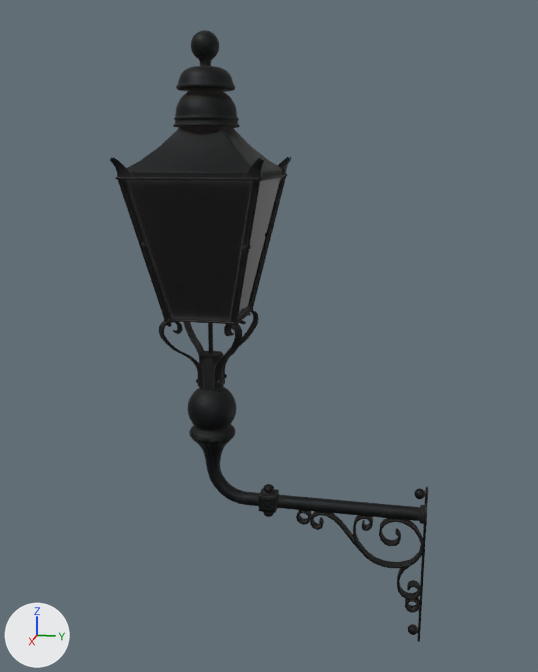
One commit to the glTF model public/catalog/street-lamp-02.glb: the scene before it, then after it.
Camera for both pictures: a 50 mm lens placed at (1.952, -0.057, 0.979), pointed at (-0.003, -0.448, 0.49). Lighting does not change. The marker at lower left points along +X, +Y and +Z. The picture after the commit comes second. Where no turn or scale is listed for an object, it has been applied to the vertices.

The older version as bpy lines, for what is in view:
```python
ob_street_lamp_02 = bpy.data.objects.new('street_lamp_02', me_street_lamp_02_stem_mesh)
ob_street_lamp_02.location = (0.0, -0.403, 0.443)
```
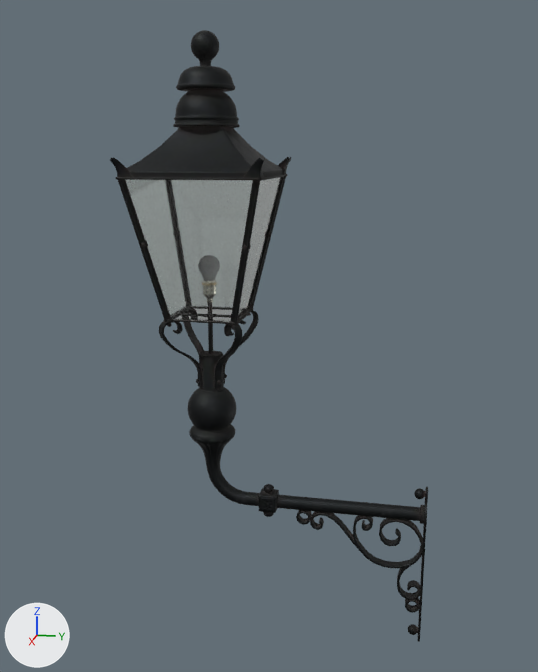
Diff of the bpy script that builds the scene:
```diff
--- a/public/catalog/street-lamp-02.glb.py
+++ b/public/catalog/street-lamp-02.glb.py
@@ mat_street_lamp_02_glass @@
 mat_street_lamp_02_glass = bpy.data.materials.new('street_lamp_02_glass')
-# nodes: BsdfPrincipled, NormalMap, OutputMaterial, SeparateColor, TexImage x3
-# uses the picture img_street_lamp_02_diff
-# uses the picture img_street_lamp_02_metal_street_lamp_02_rough
+# nodes: BsdfPrincipled, NormalMap, OutputMaterial, TexImage
+# colours: white #f7fdfc
 # uses the picture img_street_lamp_02_nor_gl
```

Location of each change, [x1, y1, x2, y2] in pixels of the pictures (538 x 672 px):
'street_lamp_02', surface changed (black to grey): [122, 174, 282, 325] in both
